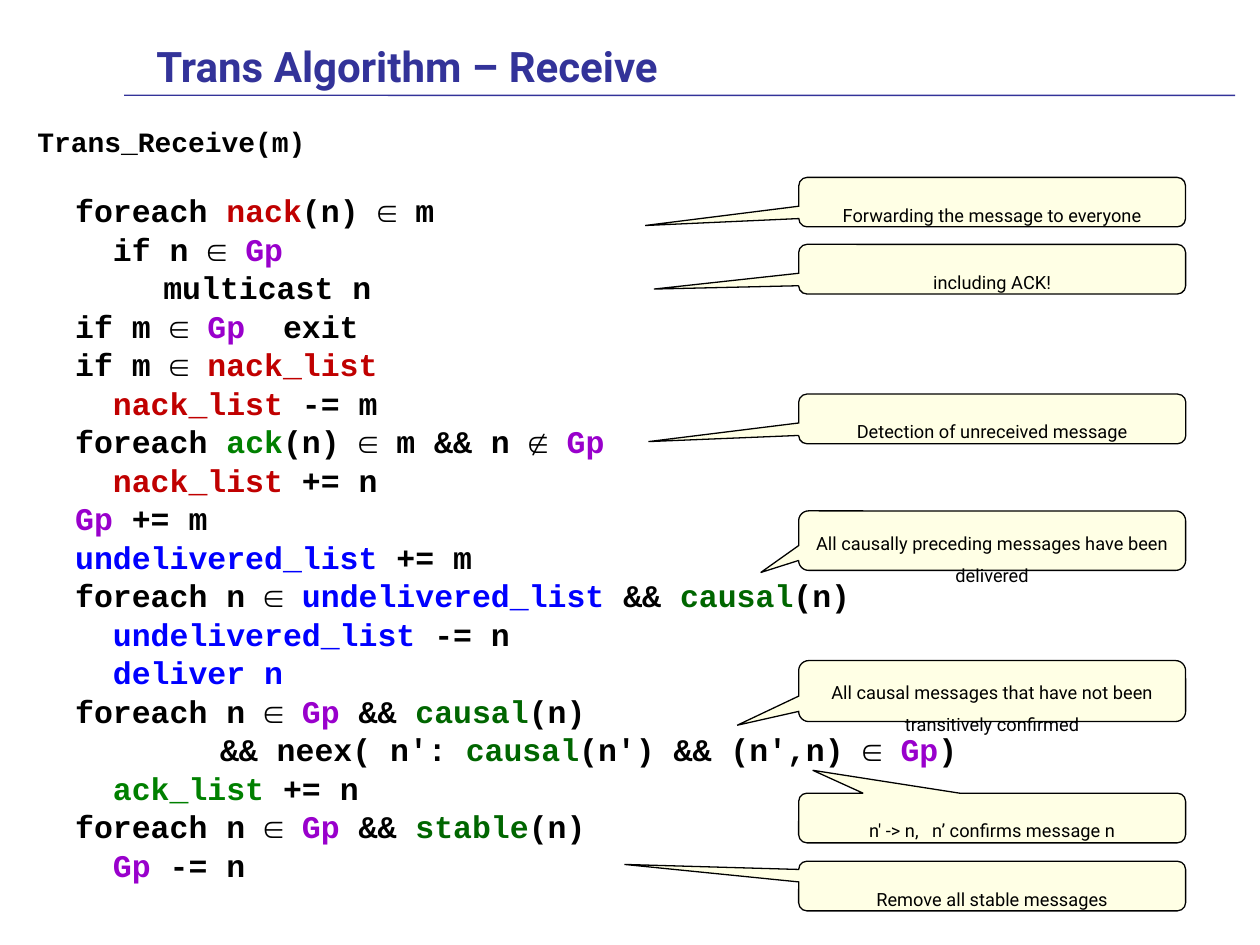
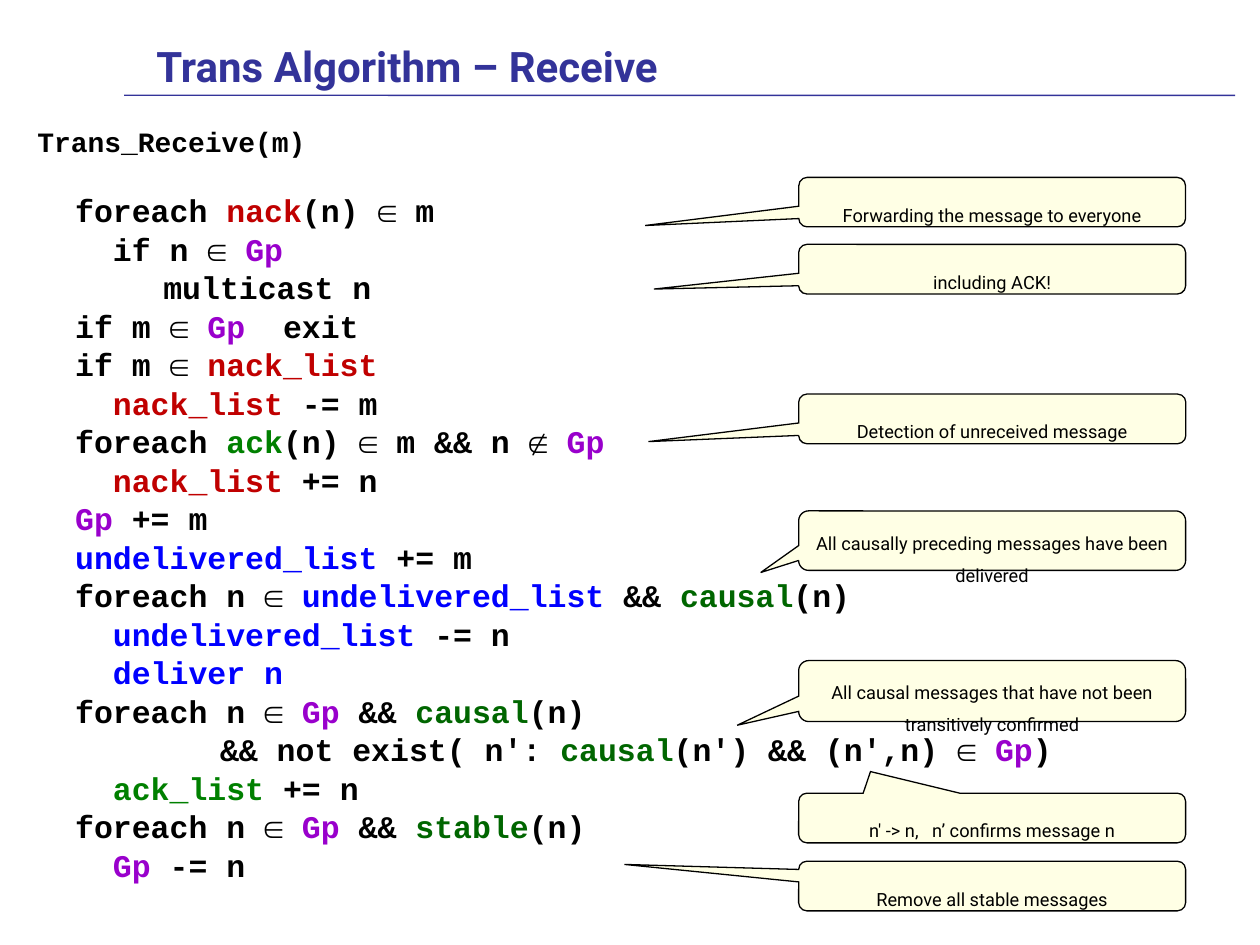
Before and after one commit to fan1x/fan1x.github.io, a slide deck: slide 91 of data/2025-26/pds/PDS-en.pptx. Drawn at 1260x945 pixels with LibreOffice and Linux fonts; fonts in the diff are those of the drawing. Boxes give left, top, right and bottom in pixels: in the first picture for what was removed or moved away, otherwise in the second. Text is boxed around its words. In the diff, an @@ line names an element or a change of style, - is before the commit and + after.

```diff
--- a/data/2025-26/pds/PDS-en.pptx
+++ b/data/2025-26/pds/PDS-en.pptx
@@ text at (277, 739, 1052, 768): text changed @@
-&& neex( n': causal(n') && (n',n) ∈ Gp)
+&& not exist( n': causal(n') && (n',n) ∈ Gp)
@@ rounded speech box "n' -> n, n’ confirms ..." at (799, 794, 1186, 843): proportions changed @@
```
Also in this commit, not shown: 9 other slides changed, 1 slide added, 1 other file.
